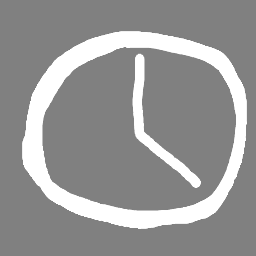
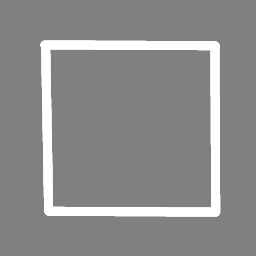
Two versions of the same layered image (256×256). Layer-by-layer changes:
added layer "Слой #3" above "Слой #2" over [40, 40, 221, 217]
hid "Слой #2" over [22, 31, 247, 229]
